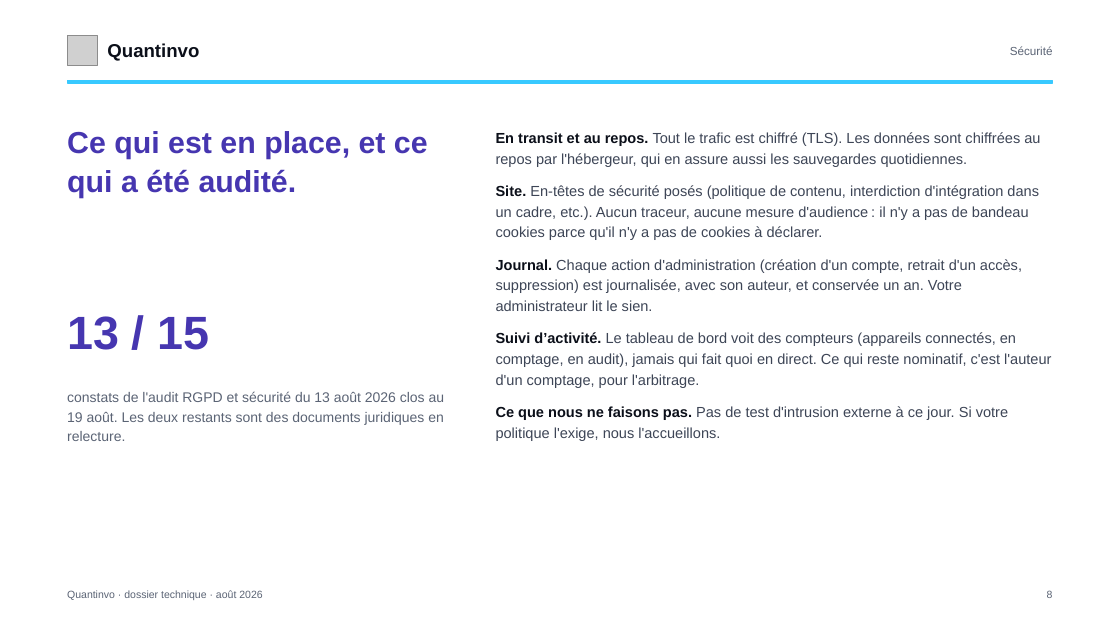
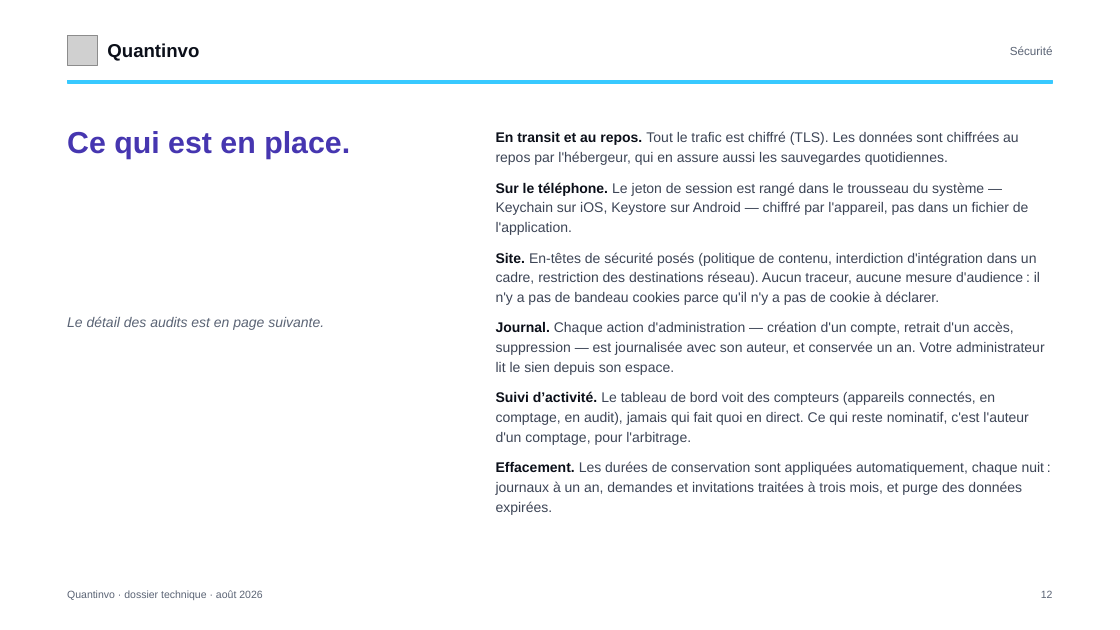
Before and after one commit to devkaylab/Inventaire, a slide deck: slide 12 of docs/entreprise/deck/Quantinvo-dossier-DSI.pptx (slide 8 before the commit). Drawn at 1120x630 pixels with LibreOffice and Linux fonts; fonts in the diff are those of the drawing; grey boxes stand for pictures. Boxes give left, top, right and bottom in pixels: in the first picture for what was removed or moved away, otherwise in the second. Text is boxed around its words. In the diff, an @@ line names an element or a change of style, - is before the commit and + after.

Commit message:
Cinq présentations qui disent le prix en vigueur
Les decks du 24 août portaient encore la grille au volume de stock, une
semaine après son remplacement — et le deck Samaritaine promettait
« compteurs illimités » et « pas d'abonnement par appareil », soit l'inverse
exact de ce qu'on facture depuis le 30 août.

`offres.js` lit désormais la grille dans `web/lib/offres.ts`, la source du
site, et `blocs.js` la dessine : un deck régénéré dit forcément le prix en
vigueur, et une grille remaniée sans que le module suive fait échouer la
génération au lieu de sortir un document faux. `web/tests/deck.test.ts` refuse
qu'un montant soit réécrit à la main, sous ses trois écritures plausibles —
vérifié dans les deux sens.

Deux présentations nouvelles :

- « L'essentiel » (10 pages), pour un prospect qui a déjà une solution : ce
  que coûte vraiment une flotte de terminaux, le face-à-face poste par poste,
  et la page « Pour être honnête » qui dit ce qu'un terminal durci fait mieux
  qu'un téléphone. Aucun prix concurrent, ici ni à l'oral.
- « Tarification » (11 pages) : pourquoi on facture les appareils qui comptent
  plutôt qu'un stock déclaré, la grille, le plafond souple, la souscription en
  ligne, et ce que la licence remplace dans un budget d'inventaire.

Le dossier DSI passe de 12 à 17 pages et couvre ce qu'une DSI organise APRÈS
la signature : où prendre l'application, la mise en place étape par étape, la
prise en main, et les trois audits d'août avec leur méthode.

Captures refaites : elles montraient la barre du haut, remplacée par le rail
le 30 août. Deux défauts trouvés en les reprenant — l'indicateur de
développement de Next partait chez le client, et le magasin d'essai portait le
nom d'un prospect réel (« Oberlin Lyon » désormais, comme dans l'application).

Et le séparateur de milliers des decks est passé à l'espace fine insécable,
celui du site : deux documents qu'un prospect voit côte à côte n'écrivent plus
« 2 400 € » de deux façons.

```diff
--- a/docs/entreprise/deck/Quantinvo-dossier-DSI.pptx
+++ b/docs/entreprise/deck/Quantinvo-dossier-DSI.pptx
@@ text at [67, 131, 350, 159]: text changed @@
-Ce qui est en place, et ce qui a été audité.
+Ce qui est en place.
@@ text at [496, 131, 1028, 445]: size 12.5 to 12 pt in "En transit et au repos. Tout le ...", "Suivi d’activité. Le tableau de bord voit ..."; less space between paragraphs @@
@@ text at [496, 182, 1045, 375]: text changed; size 12.5 to 12 pt @@
-Site. En-têtes de sécurité posés (politique de contenu, interdiction d'intégration dans un cadre, etc.). Aucun traceur, aucune mesure d'audience : il n'y a pas de bandeau cookies parce qu'il n'y a pas de cookies à déclarer.
-Journal. Chaque action d'administration (création d'un compte, retrait d'un accès, suppression) est journalisée, avec son auteur, et conservée un an. Votre administrateur lit le sien.
+Sur le téléphone. Le jeton de session est rangé dans le trousseau du système — Keychain sur iOS, Keystore sur Android — chiffré par l'appareil, pas dans un fichier de l'application.
+Site. En-têtes de sécurité posés (politique de contenu, interdiction d'intégration dans un cadre, restriction des destinations réseau). Aucun traceur, aucune mesure d'audience : il n'y a pas de bandeau cookies parce qu'il n'y a pas de cookie à déclarer.
+Journal. Chaque action d'administration — création d'un compte, retrait d'un accès, suppression — est journalisée avec son auteur, et conservée un an. Votre administrateur lit le sien depuis son espace.
@@ text at [67, 316, 324, 330]: text changed; size 40 to 12 pt; text colour #4636B0 to #5B6475; bold off; italic on @@
-13 / 15
+Le détail des audits est en page suivante.
@@ text removed at [67, 391, 445, 441] @@
-constats de l'audit RGPD et sécurité du 13 août 2026 clos au 19 août. Les deux restants sont des documents juridiques en relecture.
@@ text at [496, 461, 1045, 515]: text changed; size 12.5 to 12 pt @@
-Ce que nous ne faisons pas. Pas de test d'intrusion externe à ce jour. Si votre politique l'exige, nous l'accueillons.
+Effacement. Les durées de conservation sont appliquées automatiquement, chaque nuit : journaux à un an, demandes et invitations traitées à trois mois, et purge des données expirées.
@@ text at [1041, 590, 1053, 598]: text changed @@
-8
+12
```
Also in this commit, not shown: 11 other slides changed, 5 slides added, 25 other files.
